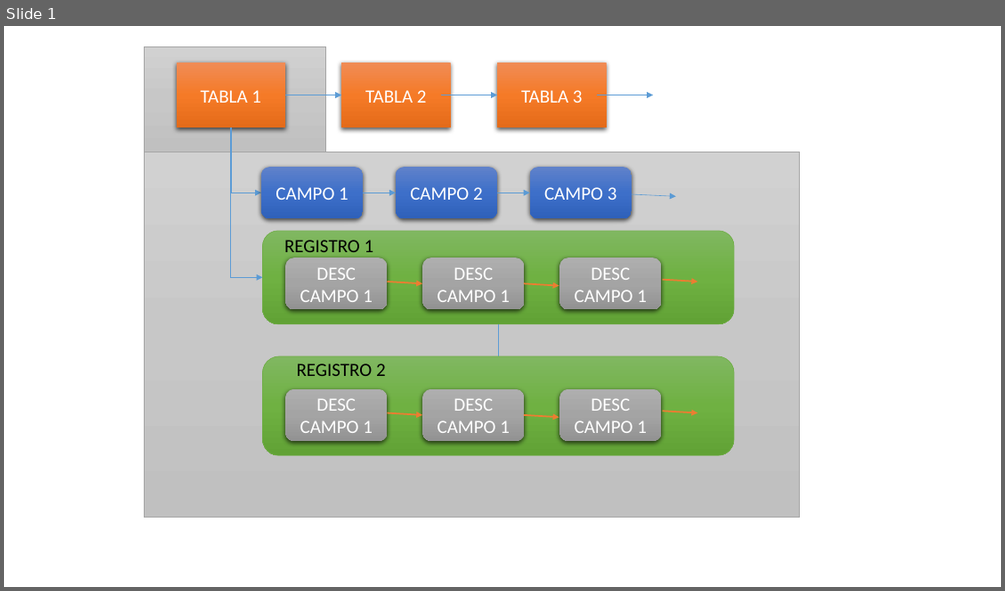
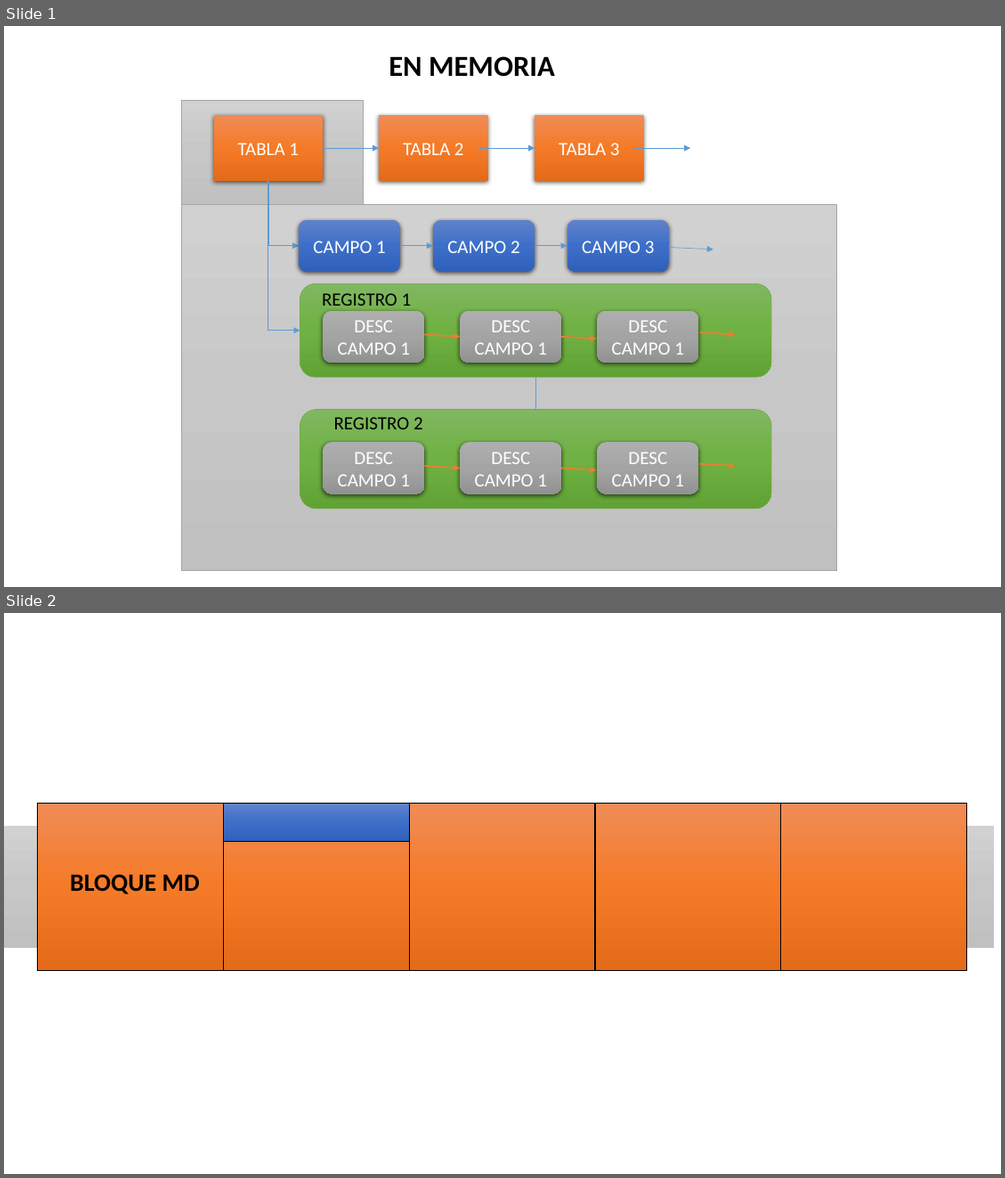
Before and after one commit to Luis96791/EstructuraDatos2, a slide deck: Proyecto/diseñoTCR.pptx. Shown one above the other, each under a label of ours: slide 1 before the commit, slides 1 and 2 after it. The pictures are 1005x591 and 1005x1178 pixels, drawn with LibreOffice and Linux fonts; fonts in the diff are those of the drawing. Boxes give left, top, right and bottom in pixels: in the first picture for what was removed or moved away, otherwise in the second. Text is boxed around its words. In the diff, an @@ line names an element or a change of style, - is before the commit and + after.

```diff
--- a/Proyecto/diseñoTCR.pptx
+++ b/Proyecto/diseñoTCR.pptx
@@ slide 2 added at bbox=[4, 613, 1001, 1174], background #FFFFFF @@
@@ rectangle added at bbox=[4, 826, 994, 948], fill gradient #D2D2D2 to #C8C8C8 to #C0C0C0 @@
@@ rectangle added at bbox=[37, 803, 223, 971], fill gradient #F18C57 to #F67B28 to #E56C19, outline #000000 0.5 pt @@
@@ rectangle added at bbox=[223, 803, 409, 971], fill gradient #F18C57 to #F67B28 to #E56C19, outline #000000 0.5 pt @@
@@ rectangle added at bbox=[223, 803, 409, 841], fill gradient #6183CB to #3E70CA to #3062BB, outline #000000 0.5 pt @@
@@ rectangle added at bbox=[409, 803, 596, 971], fill gradient #F18C57 to #F67B28 to #E56C19, outline #000000 0.5 pt @@
@@ rectangle added at bbox=[595, 803, 781, 971], fill gradient #F18C57 to #F67B28 to #E56C19, outline #000000 0.5 pt @@
@@ rectangle added at bbox=[781, 803, 967, 971], fill gradient #F18C57 to #F67B28 to #E56C19, outline #000000 0.5 pt @@
@@ text added at bbox=[70, 874, 200, 894], 24 pt, text #000000, bold @@
+BLOQUE MD
@@ slide 1 changed as well @@
@@ text added at bbox=[388, 56, 555, 77], 28 pt, text #000000, bold @@
+EN MEMORIA
@@ 13 arrows, 11 rounded rectangles, 5 rectangles, 2 texts, 2 elbow arrows: place and size @@
-13 arrows, 11 rounded rectangles, 5 rectangles, 2 texts, 2 elbow arrows at bbox=[145, 47, 800, 517]
+13 arrows, 11 rounded rectangles, 5 rectangles, 2 texts, 2 elbow arrows at bbox=[182, 100, 837, 571]
```
Also in this commit, not shown: 17 other files.
